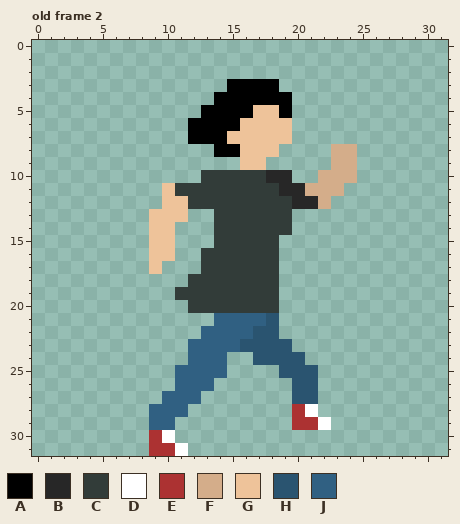
A pixel-art file gets an edit: Ready-Run/Assets/Images/Player/PlayerAnim.aseprite. The picture above is the old version.
32x32 pixels, 28 frames. Colours within 5 levels of each other are drawn and written as one. Shown: old frame 2. The commit also changed other frames, which this record leaves out.
Palette (. is transparent): A #000000  B #272727  C #323c39  D #ffffff  E #ac3232  F #d4ad8a  G #eec39a  H #2a5470  J #306082
Once edited:
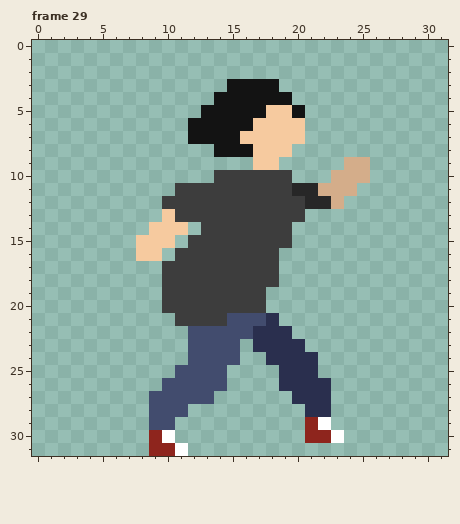
A new or re-ordered frame is compared with the old frame closest to it.
Diff:
frames 28 -> 34
colour A: #000000 -> #131313
colour C: #323c39 -> #3d3d3d
colour E: #ac3232 -> #8e251d
colour G: #eec39a -> #f6ca9f
colour H: #2a5470 -> #2a2f4e
colour J: #306082 -> #424c6e
Changed rows in their new state; - is a pixel that keeps its letter.
Frame 29 is new; against old frame 2:
first column x 8:
 5 ---------A-GA-----
 6 --------A---G-----
 7 -------A----G-----
 8 --------A--G---..-
 9 --------.-G----.-F
10 -----.----CC--.--F
11 --.--------C-B--F-
12 --CC--------C-BF--
13 -.-CCC------C-----
14 ---G-C------------
15 G---CC-----C------
16 G-.CC-------------
17 -.CCC-------------
18 --CC--------------
19 --C-------.-------
20 --CC------.-------
21 ---CCCC-----------
22 ----J------H------
23 --------.---H-----
24 -------J-.---H----
26 --J---J----H--H---
27 -J---J--------H---
28 ------------.HH---
29 ------------.-----
30 -------------EED--
